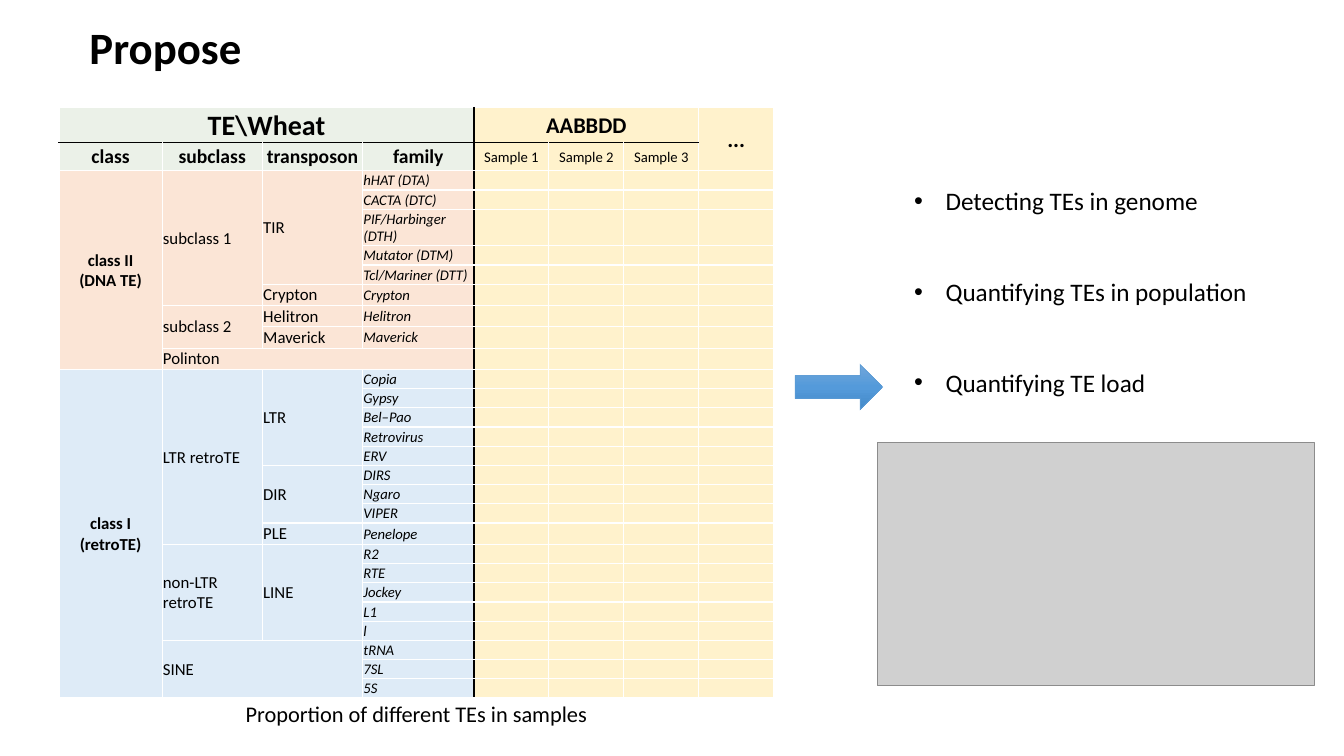
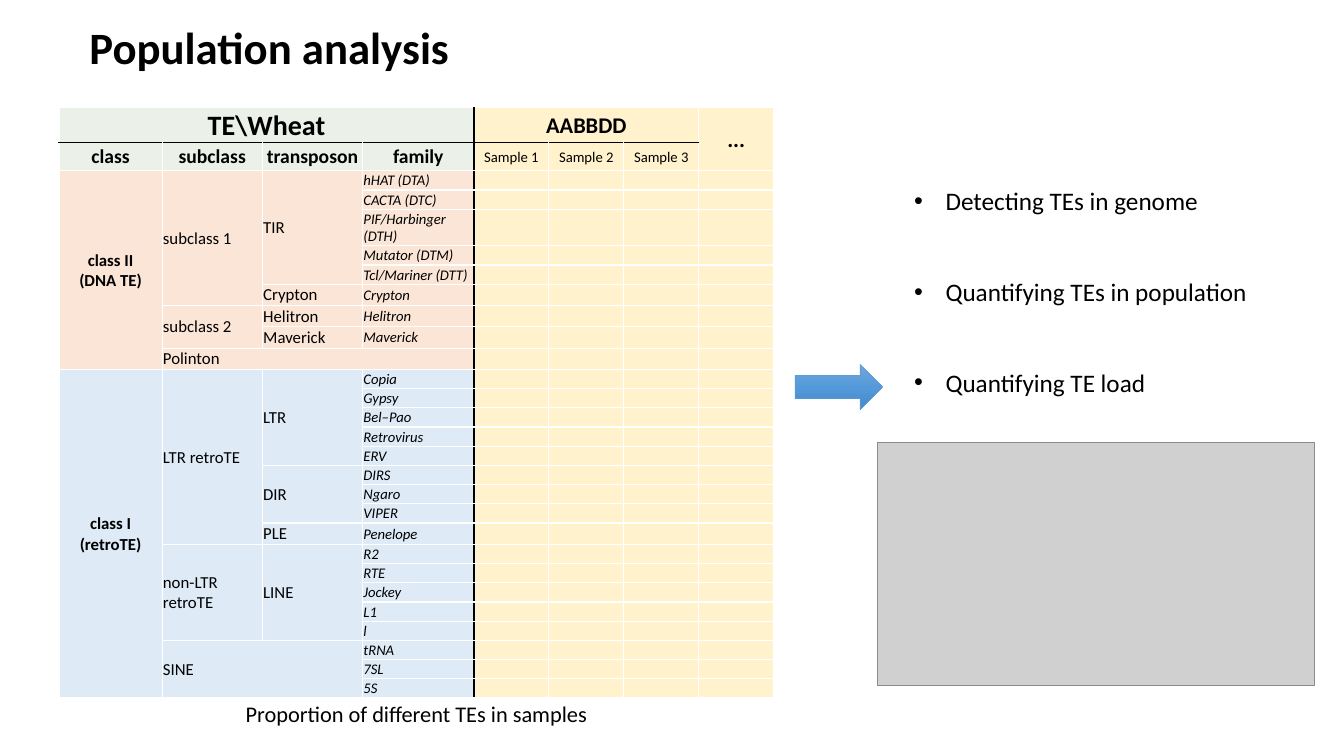
Before and after one commit to SirLearning/GeneticsNotes, a slide deck: slide 5 of undergraduate/Presentation.pptx (slide 3 before the commit). Drawn at 1344x756 pixels with LibreOffice and Linux fonts; fonts in the diff are those of the drawing; grey boxes stand for pictures. Boxes give left, top, right and bottom in pixels: in the first picture for what was removed or moved away, otherwise in the second. Text is boxed around its words. In the diff, an @@ line names an element or a change of style, - is before the commit and + after.

```diff
--- a/undergraduate/Presentation.pptx
+++ b/undergraduate/Presentation.pptx
@@ title at [89,32,449,71]: text changed @@
-Propose
+Population analysis
```
Also in this commit, not shown: 1 other slide changed, 3 slides added, 3 slides removed, 3 other files.
